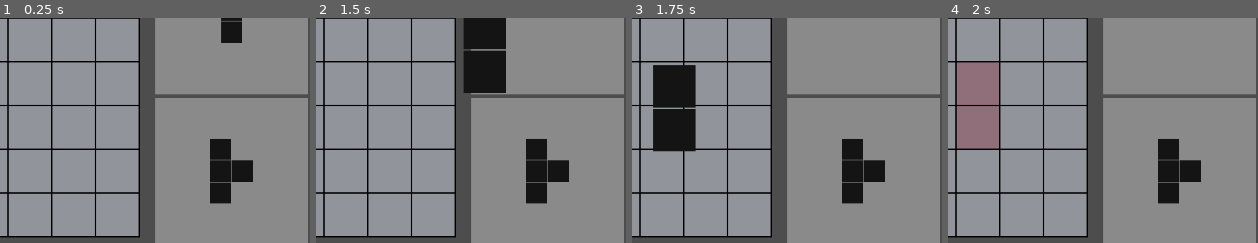
Above: before the commit, frames 1-4 (left to right).
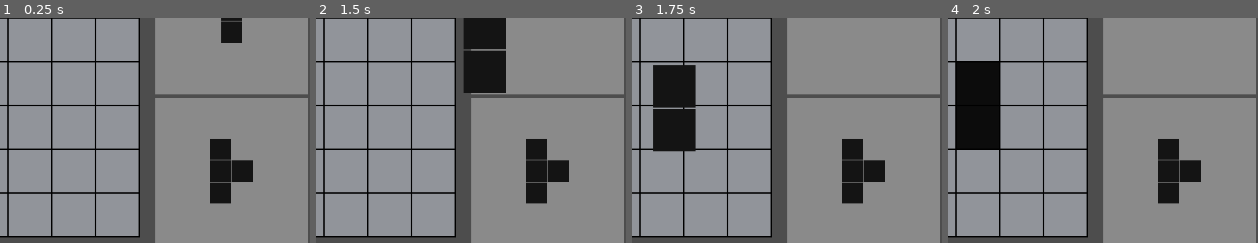
Above: after the commit, the same moments.

Repository: abhinav1229/Block-Champ
Game: Godot game, scene res://Scenes/main.tscn
Same seed, same stepped clock (60 frames per second), same inputs: the game is played once before the commit and once after it.
Inputs (mouse positions are % of the whole screen's width and height, from its top left):
- Up to frame 1 (0.25 s): no input
- Up to frame 2 (1.5 s): tap Enter at 0.5 s; drag from (87, 17) to (76, 28) at 0.52 s; drag from (87, 51) to (56, 70) at 1.27 s
- Up to frame 3 (1.75 s): no input
- Up to frame 4 (2 s): no input
The pictures show only the part of the screen within x 49-99%, y 50-100%; the shares and areas given below are measured in that part.

Frames 1-3 are identical in both runs. In frame 4, 5.3% of the frame differs, in the area x 2-17%, y 19-59%.

Commit message:
no overlapping in pieces

Diff:
--- a/panel_container.gd
+++ b/panel_container.gd
@@ -49,11 +49,11 @@
 			var control_global_rect = control.get_global_rect()
 			if control_global_rect.has_point(mouse_pos):
 
-				print("Mouse is over: ", control.name)
+#				print("Mouse is over: ", control.name)
 				at_row =  int(control.name.split("-")[0])
 				at_col = int(control.name.split("-")[1])
 
-				print("==> ", at_row, " | ", at_col)
+#				print("==> ", at_row, " | ", at_col)
 
 				req_row = self.get_child(0).get_child_count()
 				req_col = 0
@@ -63,12 +63,12 @@
 					for j in self.get_child(0).get_child(i).get_child_count():
 						req_col = max(req_col, j+1)
 
-				print("req_row: ", req_row, " | req_col: ", req_col)
+#				print("req_row: ", req_row, " | req_col: ", req_col)
 
 				mid_row = (req_row / 2)
 				mid_col = (req_col / 2)
 
-				print("RC: ", mid_row, " ", mid_col)
+#				print("RC: ", mid_row, " ", mid_col)
 
 				is_possible = false
 
@@ -77,29 +77,39 @@
 
 				#up
 				if at_row - mid_row >= 0:
-					print("up")
+#					print("up")
 					direction_count += 1
 
 				#down
 				if at_row + (req_row - mid_row - 1) < max_row:
-					print("down")
+#					print("down")
 					direction_count += 1
 
 				#left
 				if at_col - mid_col >= 0:
-					print("left")
+#					print("left")
 					direction_count += 1
 
 				#right
 				if at_col + (req_col - mid_col - 1) < max_col:
-					print("right")
+#					print("right")
 					direction_count += 1
 
-				print("Direction Count: ", direction_count)
+#				print("Direction Count: ", direction_count)
 				if direction_count == 4:
 					is_possible = true
 
-				print("Is_Possible: ", is_possible)
+
+				var start_row = at_row - mid_row
+				var start_col = at_col - mid_col
+
+				if is_possible:
+					for i in req_row:
+						for j in req_col:
+							if grid_2d[start_row + i][start_col + j].get_child_count() > 0:
+								is_possible = false
+
+#				print("Is_Possible: ", is_possible)
 
 func _on_gui_input(event):
 	if event is InputEventMouseButton and event.button_index == MOUSE_BUTTON_LEFT:
@@ -123,8 +133,6 @@
 					for j in req_col:
 						if !self.get_child(0).get_child(i).get_child(j).is_in_group("empty"):
 							var default_grid = preload("res://Scenes/default_grid.tscn").instantiate()
-							default_grid.modulate = Color.PINK
 							grid_2d[start_row+i][start_col+j].add_child(default_grid)
-							print(grid_2d[start_row+i][start_col+j])
 
 				self.queue_free()
